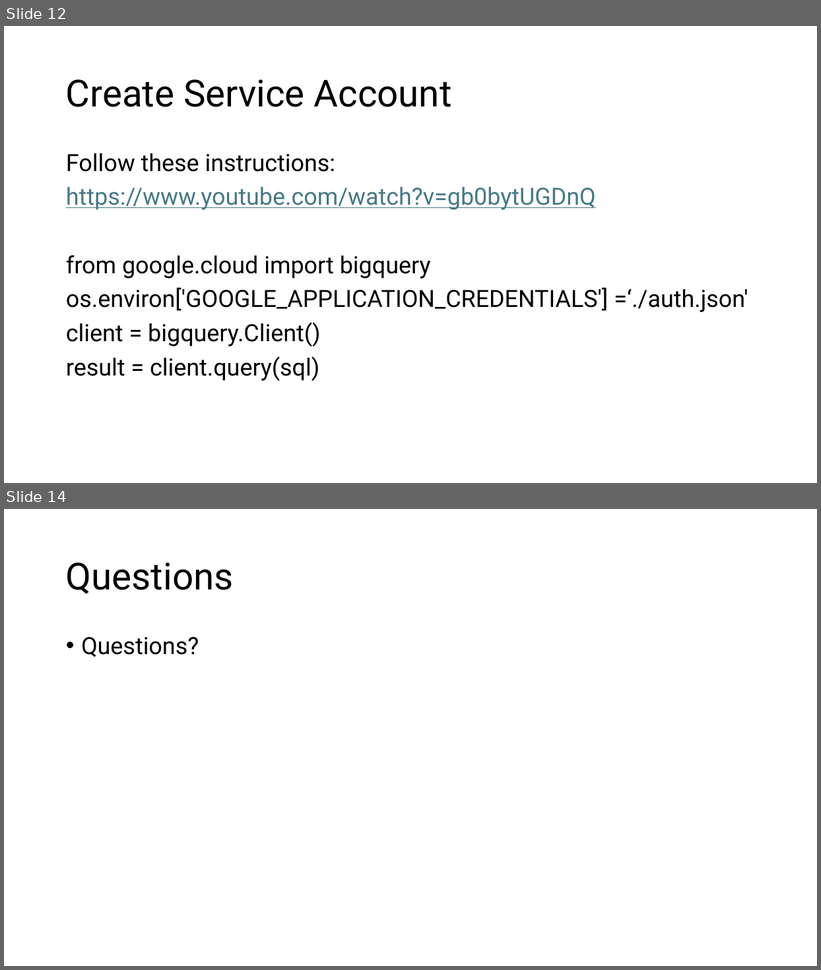
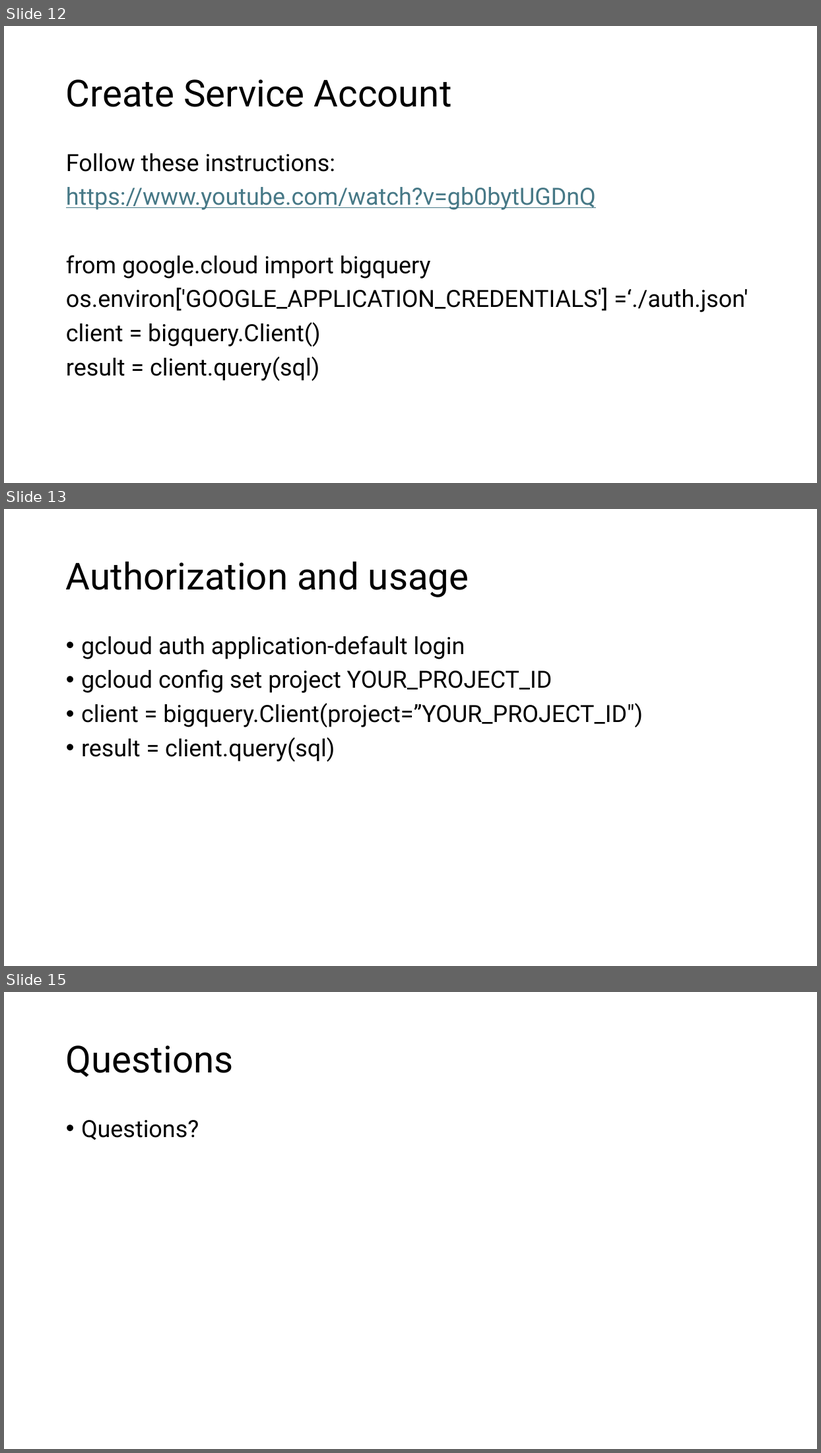
Before and after one commit to appjedi/youtube, a slide deck: SQL/students/Sidd/GCP.pptx. Shown one above the other, each under a label of ours: slides 12 and 14 before the commit, slides 12, 13 and 15 after it; the slides between them are not shown. The pictures are 821x970 and 821x1453 pixels, drawn with LibreOffice and Linux fonts; fonts in the diff are those of the drawing. Boxes give left, top, right and bottom in pixels: in the first picture for what was removed or moved away, otherwise in the second. Text is boxed around its words. In the diff, an @@ line names an element or a change of style, - is before the commit and + after.

```diff
--- a/SQL/students/Sidd/GCP.pptx
+++ b/SQL/students/Sidd/GCP.pptx
@@ slide 13 added at bbox=[4, 509, 817, 966], background #FFFFFF @@
@@ title added at bbox=[66, 561, 469, 597], 44 pt, text #000000 @@
+Authorization and usage
@@ text added at bbox=[81, 636, 643, 762], 28 pt, text #000000 @@
+• gcloud auth application-default login
+• gcloud config set project YOUR_PROJECT_ID
+• client = bigquery.Client(project=”YOUR_PROJECT_ID")
+• result = client.query(sql)
@@ what was slide 14 is now slide 15 @@
```
Also in this commit, not shown: 1 slide changed.
